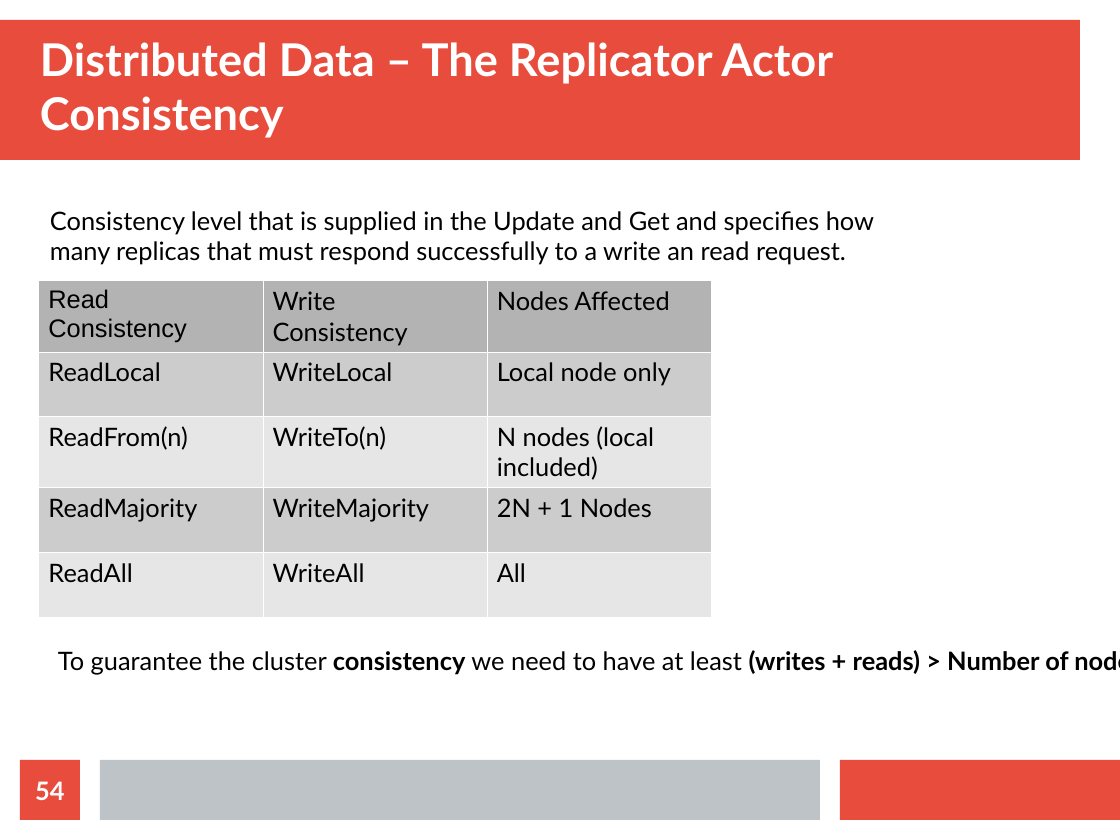
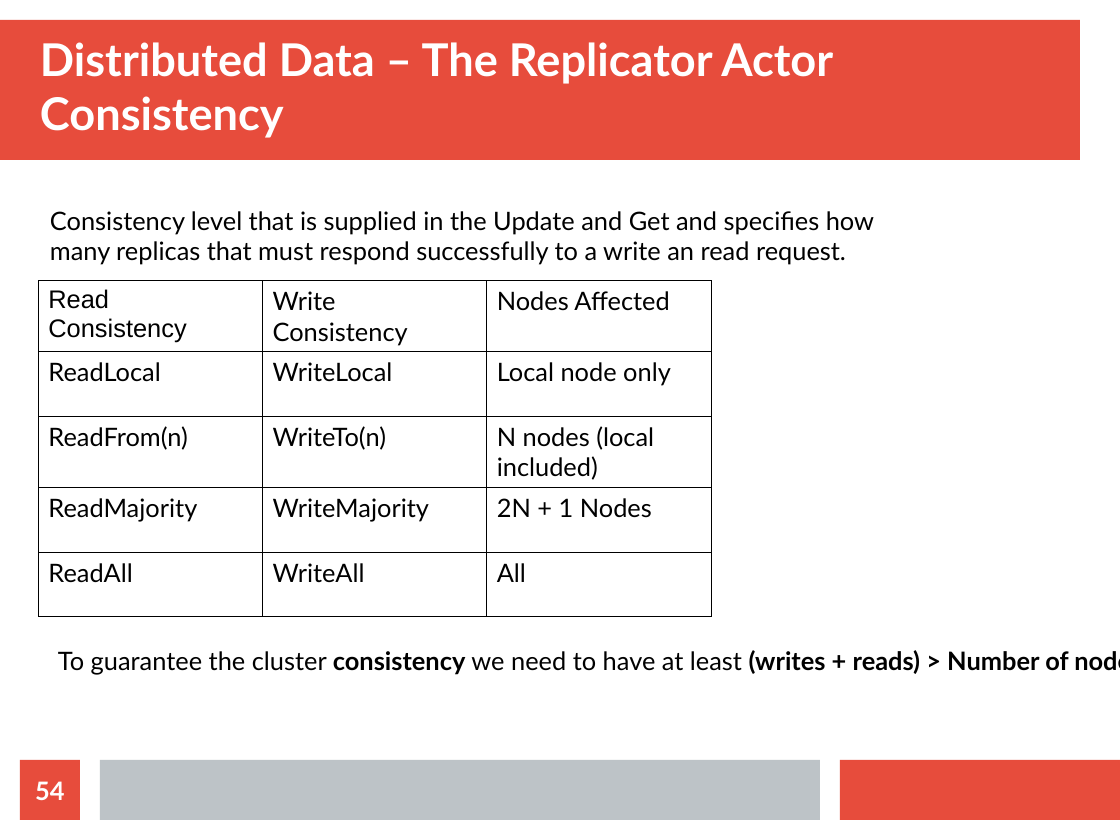
Before and after one commit to bytemania/akka-java-cluster, a slide deck: slide 54 of src/main/resources/res/presentation.odp. Drawn at 1120x840 pixels with LibreOffice and Linux fonts; fonts in the diff are those of the drawing. Boxes give left, top, right and bottom in pixels: in the first picture for what was removed or moved away, otherwise in the second. Text is boxed around its words. In the diff, an @@ line names an element or a change of style, - is before the commit and + after.

```diff
--- a/src/main/resources/res/presentation.odp
+++ b/src/main/resources/res/presentation.odp
@@ table at [39, 281, 712, 609] @@
@@ fill #B3B3B3 to none in row 1 @@
@@ fill #CCCCCC to none in 6 cells @@
@@ fill #E6E6E6 to none in 6 cells @@
@@ borders changed @@
```
Also in this commit, not shown: 6 other slides changed, 4 slides added, 8 other files.
